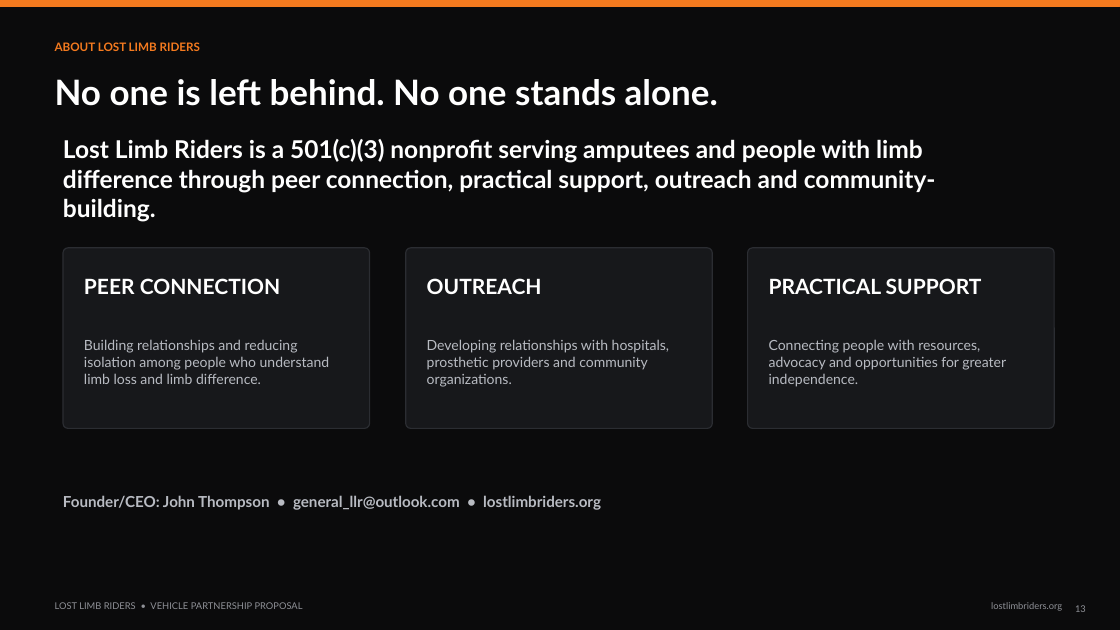
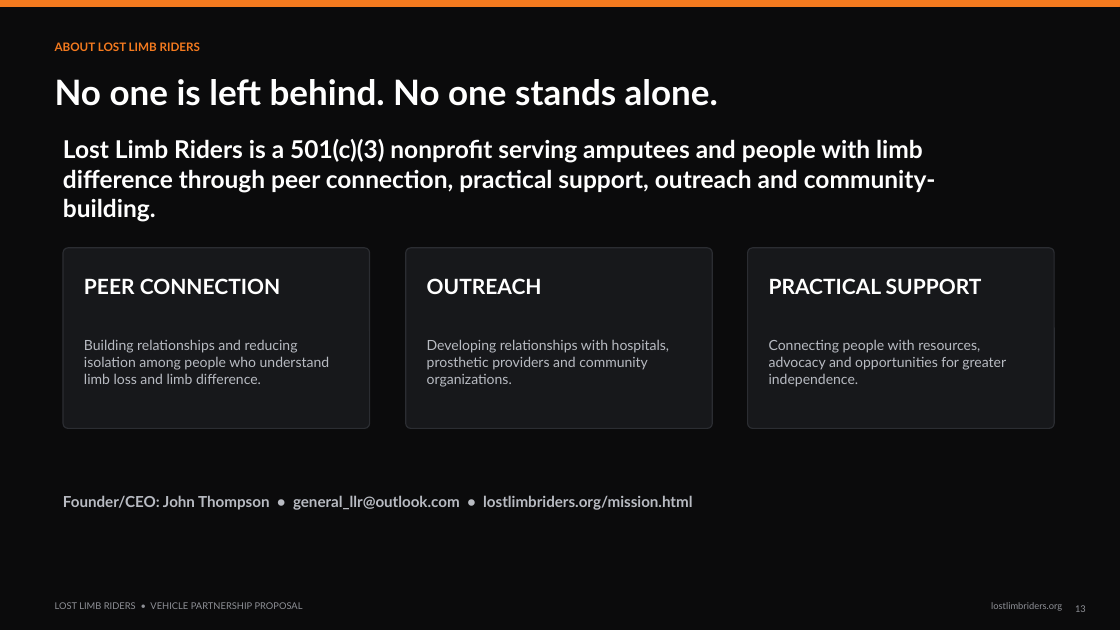
Before and after one commit to 74Thirsty/official, a slide deck: slide 13 of assets/LLR_Knoepfler_Vehicle_Partnership_Proposal.pptx. Drawn at 1120x630 pixels with LibreOffice and Linux fonts; fonts in the diff are those of the drawing. Boxes give left, top, right and bottom in pixels: in the first picture for what was removed or moved away, otherwise in the second. Text is boxed around its words. In the diff, an @@ line names an element or a change of style, - is before the commit and + after.

```diff
--- a/assets/LLR_Knoepfler_Vehicle_Partnership_Proposal.pptx
+++ b/assets/LLR_Knoepfler_Vehicle_Partnership_Proposal.pptx
@@ text at [63, 495, 692, 510]: text changed @@
-Founder/CEO: John Thompson • general_llr@outlook.com • lostlimbriders.org
+Founder/CEO: John Thompson • general_llr@outlook.com • lostlimbriders.org/mission.html
```
Also in this commit, not shown: 1 other slide changed, 1 other file.
